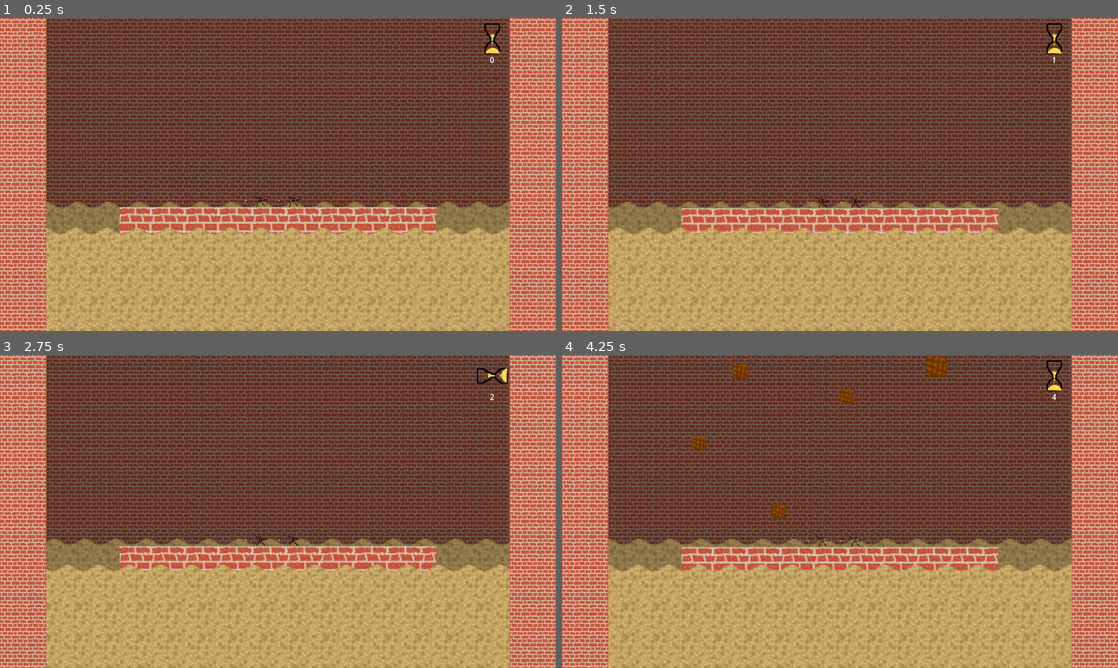
Above: before the commit, frames 1-4 (two rows, left to right).
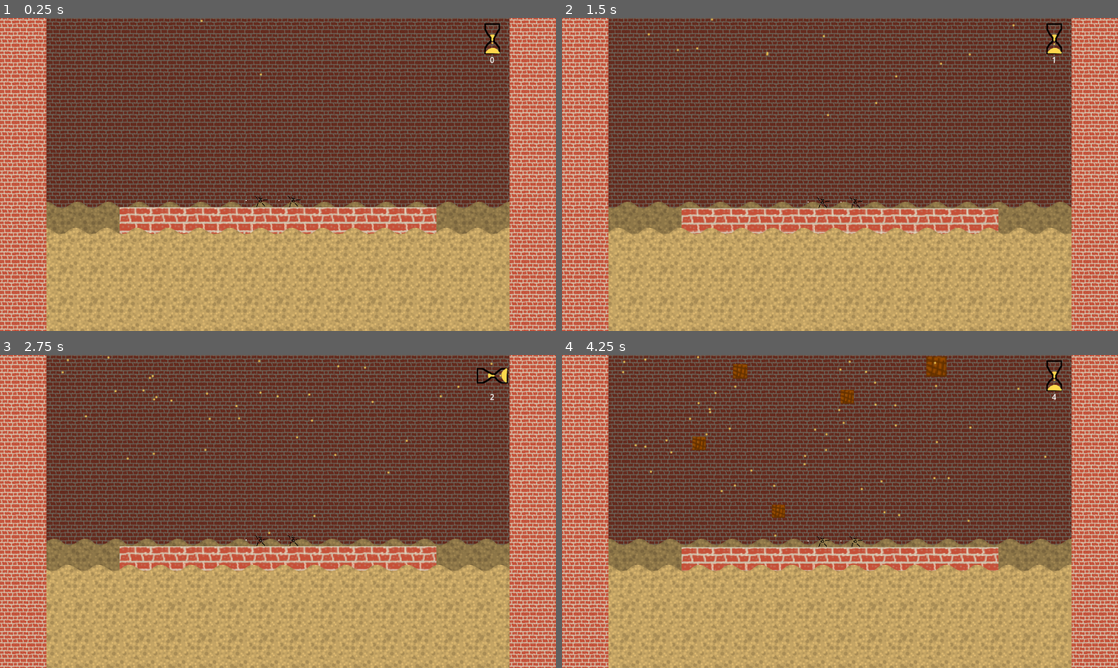
Above: after the commit, the same moments.

Repository: atomazu/quicksand
Game: Godot game, scene res://scenes/main.tscn
The game is run twice, just before and just after one commit, with the same random seed, the same clock (stepped at 60 frames per second) and the same inputs.
Inputs:
- Up to frame 1 (0.25 s): no input
- Up to frame 2 (1.5 s): no input
- Up to frame 3 (2.75 s): no input
- Up to frame 4 (4.25 s): no input

The runs differ from the first frame. In frame 1, less than 0.1% of the frame differs, in the area x 36-48%, y 0-19%; in frame 2, less than 0.1%; in frame 3, 0.1%; in frame 4, 0.2%, in the area x 10-88%, y 0-58%.

Commit message:
feat: add particles to main scene

Diff:
--- a/entities/title_gen.gd
+++ b/entities/title_gen.gd
@@ -13,7 +13,7 @@
 	set_text(title)
 
 # Called every frame. 'delta' is the elapsed time since the previous frame.
-func _process(delta: float) -> void:
+func _process(_delta: float) -> void:
 	pass
 
 var first_adjectiv = ["", "Quick", "Fast", "Schnell", "Sturmiger", "Sandiger", "Rocky", "Coarse", "Clean", "Defenitly", "Dirty", "Ofcourse"]
--- a/scenes/stage.tscn
+++ b/scenes/stage.tscn
@@ -8,6 +8,23 @@
 [ext_resource type="PackedScene" uid="uid://di41vsiocn8xy" path="res://scenes/kill_barrier.tscn" id="7_1hwpr"]
 [ext_resource type="PackedScene" uid="uid://baw2uogbluxwt" path="res://scenes/background.tscn" id="7_st0q7"]
 [ext_resource type="PackedScene" uid="uid://caihj2gc8lptt" path="res://scenes/sand_clock.tscn" id="8_1hwpr"]
+[ext_resource type="Texture2D" uid="uid://dnsjox2joggb7" path="res://assets/sandkorn.png" id="9_dexii"]
+
+[sub_resource type="ParticleProcessMaterial" id="ParticleProcessMaterial_4k0v7"]
+particle_flag_disable_z = true
+emission_shape = 2
+emission_sphere_radius = 128.0
+inherit_velocity_ratio = 0.454
+spread = 90.0
+initial_velocity_min = 2.0
+initial_velocity_max = 10.0
+gravity = Vector3(0, 98, 0)
+turbulence_enabled = true
+turbulence_noise_strength = 0.0
+turbulence_noise_scale = 0.0
+turbulence_noise_speed_random = 0.0
+turbulence_influence_min = 0.0
+turbulence_influence_max = 0.05
 
 [node name="Stage" type="Node2D" unique_id=435293471]
 
@@ -50,3 +67,15 @@
 
 [node name="SandClock" parent="." unique_id=2002228501 instance=ExtResource("8_1hwpr")]
 position = Vector2(444, -281)
+
+[node name="particles" type="Node2D" parent="." unique_id=1658416815]
+
+[node name="GPUParticles2D" type="GPUParticles2D" parent="particles" unique_id=1276660435]
+z_index = 3
+position = Vector2(-3, -764)
+scale = Vector2(4.5, 4.5)
+amount = 1200
+texture = ExtResource("9_dexii")
+lifetime = 20.0
+randomness = 0.77
+process_material = SubResource("ParticleProcessMaterial_4k0v7")
